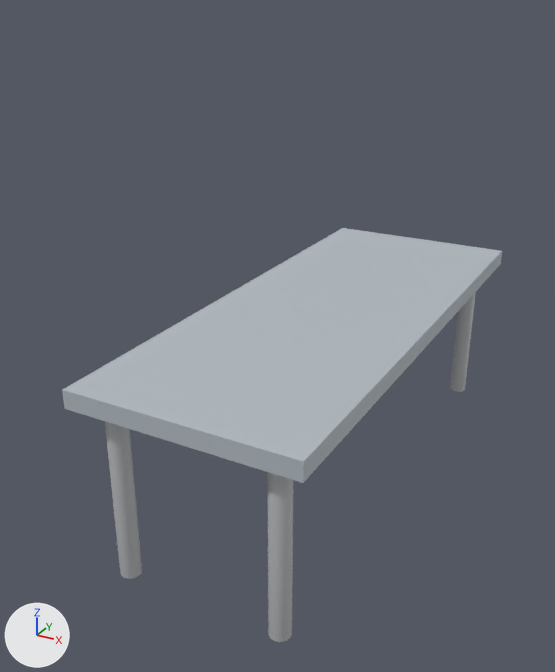
Before and after pictures for a commit that changed the FBX model Assets/FBX/table.fbx.
One viewpoint serves both versions: a camera (50 mm lens) standing at (2.83, -6.16, 2.73) and looking at (-0.33, -0.43, -0.14). Every picture has the same lights, and +X, +Y and +Z are marked at lower left. Where no turn or scale is listed for an object, it has been applied to the vertices.
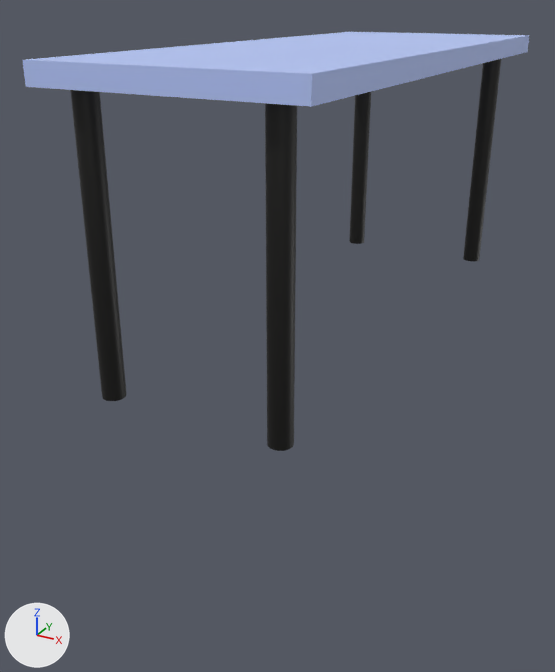
Boxes [x1, y1, x2, y2] around the edits, measured in the pictures (555 x 672 px):
'Cube', recoloured, moved: before [62, 228, 502, 483]; after [23, 32, 529, 107]
'Cylinder4', recoloured, moved, rescaled: before [105, 292, 476, 642]; after [70, 59, 501, 451]

The edits, one by one:
Material 'Material.001' (mat_material_001) changes colour from light grey #babcbf to black #0d0c09; in linear values from (0.491, 0.503, 0.521) to (0.00402, 0.00368, 0.00273).
Material 'Material' (mat_material) changes colour from light grey #b3bbc2 to blue #b9cbff; in linear values from (0.453, 0.499, 0.54) to (0.485, 0.597, 1.0).
Object 'Cylinder4' (ob_cylinder4) moves from (-0.71, 2.28, -0.86) to (-0.71, 2.28, 1.13).
Object 'Cylinder4' (ob_cylinder4) is rescaled from (0.09, 0.09, 0.8) to (0.09, 0.09, 1.13).
Object 'Cube' (ob_cube) moves from (0.0, 0.0, 0.0) to (0.01, 0.01, 2.3).
